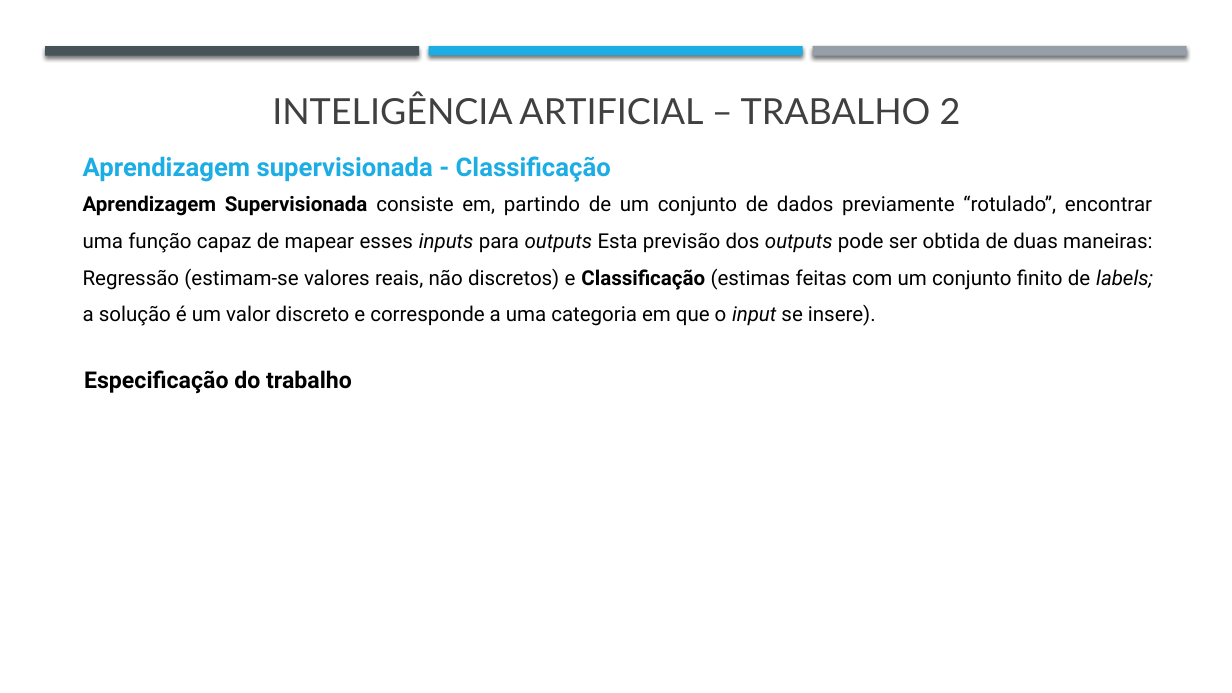
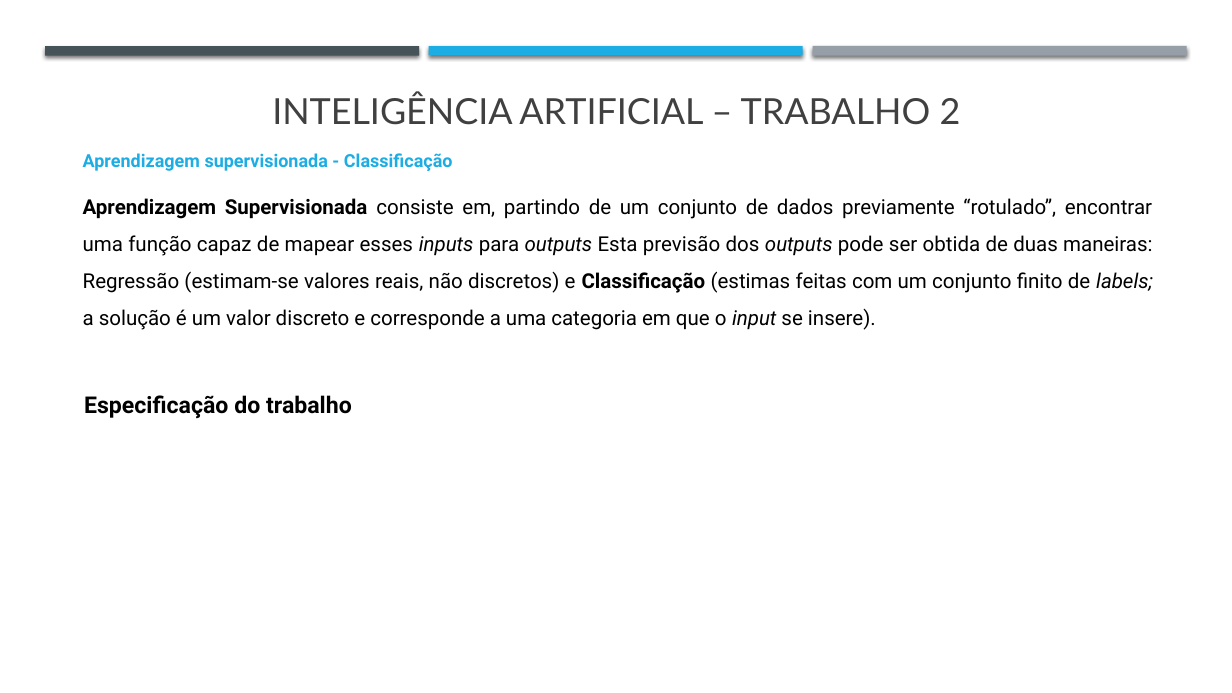
Before and after one commit to j-vm/FEUP_IART_2020, a slide deck: slide 2 of Assigment2/Checkpoint1_trabalho2.pptx. Drawn at 1232x693 pixels with LibreOffice and Linux fonts; fonts in the diff are those of the drawing. Boxes give left, top, right and bottom in pixels: in the first picture for what was removed or moved away, otherwise in the second. Text is boxed around its words. In the diff, an @@ line names an element or a change of style, - is before the commit and + after.

```diff
--- a/Assigment2/Checkpoint1_trabalho2.pptx
+++ b/Assigment2/Checkpoint1_trabalho2.pptx
@@ text "Aprendizagem supervisionada - Classificação" at (83,153,453,171): size 20 to 14 pt @@
@@ text "Aprendizagem Supervisionada consiste em, partindo ...": place and size @@
-text "Aprendizagem Supervisionada consiste em, partindo ..." at (83,195,1153,326)
+text "Aprendizagem Supervisionada consiste em, partindo ..." at (83,198,1153,330)
@@ text "Especificação do trabalho": place and size @@
-text "Especificação do trabalho" at (84,370,352,393)
+text "Especificação do trabalho" at (84,395,352,418)
```
Also in this commit, not shown: 4 other slides changed, 1 slide added, 3 other files.
